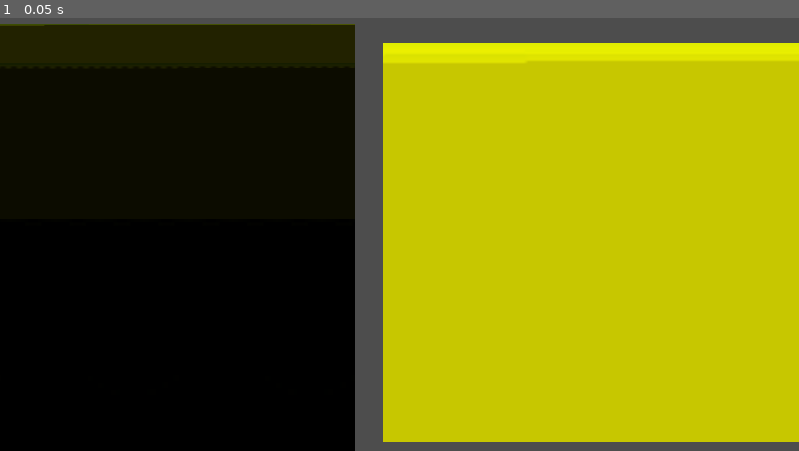
Above: before the commit, frame 1.
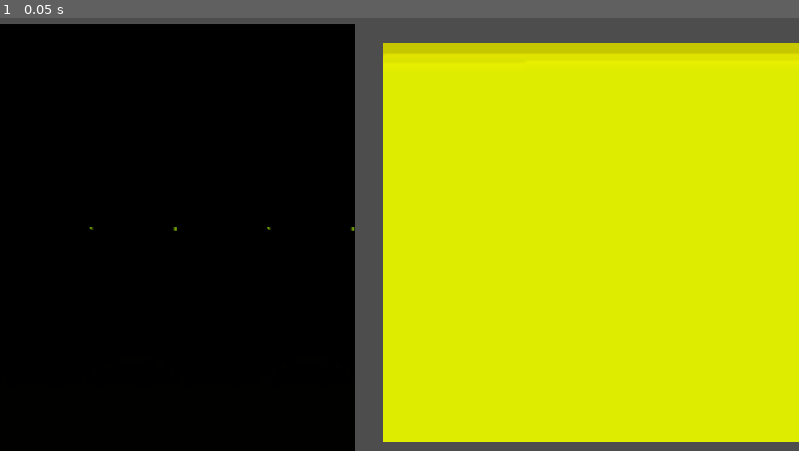
Above: after the commit, the same moment.

Repository: thmasn/Godot-RadianceCascades
Game: Godot game, scene res://RC/SuslikRC.tscn
Same seed, same stepped clock (60 frames per second), same inputs: the game is played once before the commit and once after it. The project has no main scene, so this scene is started directly. A sky picture missing from this copy of the repository is replaced by a grey-blue gradient.
Inputs:
- Up to frame 1 (0.05 s): no input

The runs differ from the first frame. In frame 1, 51% of the frame differs, in the area x 0-100%, y 1-98%.

Commit message:
lots of debugging

Diff:
--- a/RC/CubeA.gdshader
+++ b/RC/CubeA.gdshader
@@ -85,7 +85,6 @@
 
     return RayHit(vec4(p.gba, 0.0), t);
 }
-
 
 vec3 integrateSkyRadiance_(vec2 angle) {
     // Sky radiance helper function
@@ -123,6 +122,7 @@
 }
 
 vec4 main(vec2 fragCoord){
+	vec4 fragColor;
     // Calculate the index for this cubemap texel
     int face;
 
@@ -144,8 +144,8 @@
         c_sRes.x * c_sRes.y +
         c_sRes.x * c_sRes.y * c_dRes * (nCascades - 1) / 4;
 
-   	if (i >= c_size) {
-        return vec4(0.); //TODO: what does an empty return do?
+    if (i >= c_size) {//outside of cascade region
+        return vec4(0.);
     }
 
     int n = i < c_sRes.x * c_sRes.y ? 0 : int(
@@ -195,10 +195,10 @@
         vec4 si = hit.radiance;
         // If the visibility term is non-zero
         if (si.a != 0.0) {
-            if (n == nCascades - 1) {
+            /*if (n == nCascades - 1) {
                 // If we are the top-level cascade, then there's no other
                 // cascade to merge with, so instead merge with the sky radiance
-                vec2 angle = vec2(float(j), float(j+1)) / float(nDirs) * 2.0 * PI;
+                vec2 angle = vec2(float(j), float(j + 1)) / float(nDirs) * 2.0 * PI;
                 si.rgb += 0.0f*integrateSkyRadiance(angle) / (angle.y - angle.x);
             } else {
                 // Otherwise, find the radiance coming from the above cascade in
@@ -214,14 +214,30 @@
                 vec4 S = mix(mix(S0, S1, w.x), mix(S2, S3, w.x), w.y);
                 si.rgb += si.a * S.rgb;
                 si.a *= S.a; //alpha does not seem to matter at all
-            }
+                si.a *= S.a;
+            }*/
         }
 
         s += si;
+		//ro = fragCoord.xy;
+		//debugging if ro works
+    	//s = sampleDrawing(iChannel1, ro);
     }
 
     s /= float(nDirs / cn_dRes);
-    return s;
+    fragColor = s;
+
+    //debug things
+    //fragColor = radiance(vec2(fragCoord.xy), vec2(10.,10.), 1024.).radiance;//check ray math
+    //fragColor.b = fragCoord.y/1024.;
+    //fragColor.xy = ro/1000.;
+    //if (fragColor.x>.75) fragColor.x = 0.;
+    //fragColor = sampleDrawing(iChannel1, fragCoord.xy);
+    //fragColor = vec4(vec2(ro)/1000.,0.,1.);
+    //float ifloat = float(i);
+    //i is ok fragColor = vec4(ifloat/100000., ifloat/1000000., ifloat/10000000., 1.);
+    //debug uv consistency fragColor = vec4(fragCoord.xy/1024.,fragCoord.y > 512.?1.:0.,1.);
+    return fragColor;
 }
 
 void fragment() {
--- a/RC/FinalImage.gdshader
+++ b/RC/FinalImage.gdshader
@@ -45,10 +45,10 @@
 	vec4 fragColor;
 
 	vec2 iResolution = screenRes;
-    ivec2 cubemapRes = ivec2(1024,1024);//TODO: textureSize(iChannel0, 0);
-    vec2 p = fragCoord / iResolution.xy * vec2(c_sRes); //range 0..c_sRes
-    ivec2 q = ivec2(round(p)) - 1; //coord of radiance sample
-    vec2 w = p - vec2(q) - 0.5; //pos in radiance sample
+    ivec2 cubemapRes = textureSize(iChannel0, 0);
+    vec2 p = fragCoord / iResolution.xy * vec2(c_sRes);
+    ivec2 q = ivec2(round(p)) - 1;
+    vec2 w = p - vec2(q) - 0.5;
     ivec2 h = ivec2(1, 0);
     vec4 S0 = cascadeFetch(iChannel0, 0, q + h.yy, 0);
     vec4 S1 = cascadeFetch(iChannel0, 0, q + h.xy, 0);
@@ -60,6 +60,7 @@
     //TODO: readd fluence = mix(fluence, data.gba * 2.0 * PI, clamp(3.0 - data.r, 0.0, 1.0));
     // Tonemap
     fragColor = vec4(1.0 - 1.0 / pow(1.0 + fluence, vec3(2.5)), 1.0);
+	//fragColor.xy = vec2(q)/256.;
     //fragColor = sampleDrawing(iChannel1, fragCoord);
     //fragColor.x /=256.;
 	return fragColor;
--- a/RC/SuslikRC.tscn
+++ b/RC/SuslikRC.tscn
@@ -74,6 +74,7 @@
 
 [node name="Sprite2D" type="Sprite2D" parent="."]
 position = Vector2(0, 544)
+scale = Vector2(1, -1)
 texture = SubResource("ViewportTexture_b66n5")
 
 [node name="finalImage" type="SubViewport" parent="."]
Not shown, changed: RC/RCcommon.gdshaderinc
Not shown, changed: .gitignore
